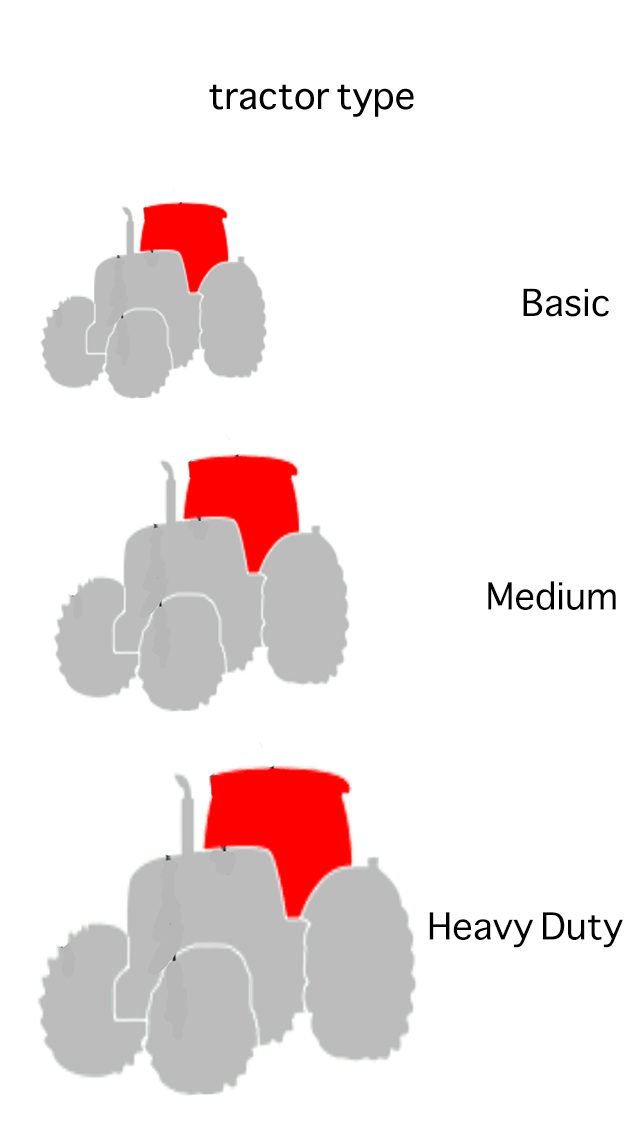
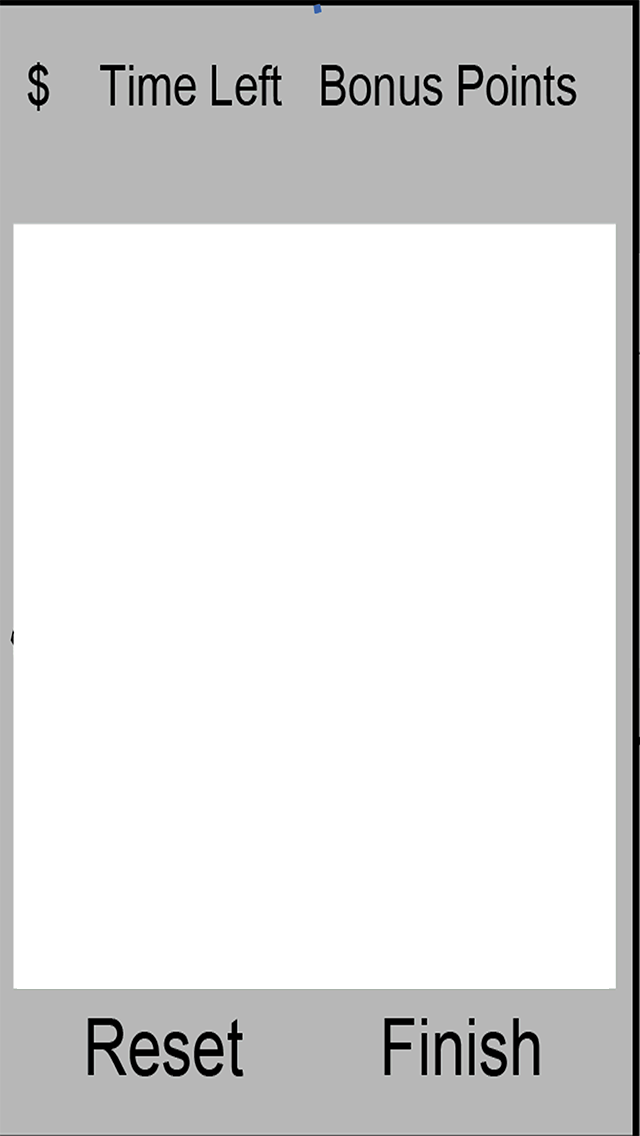
Before/after of a 640×1136 layered artwork. What changed in the layer stack:
hid group "tractor type" (1st of 3) (8 layers) over <box>0,0,640,1136</box>
added group "build tractor" with 3 layers over <box>0,0,640,1136</box>
added layer "Rectangle 1" in group "build tractor" over <box>40,225,609,989</box>
added layer "Layer 4" in group "build tractor" over <box>282,521,492,687</box>
showed "tractor", moved it into group "build tractor", painted on it over <box>0,0,640,1136</box>
